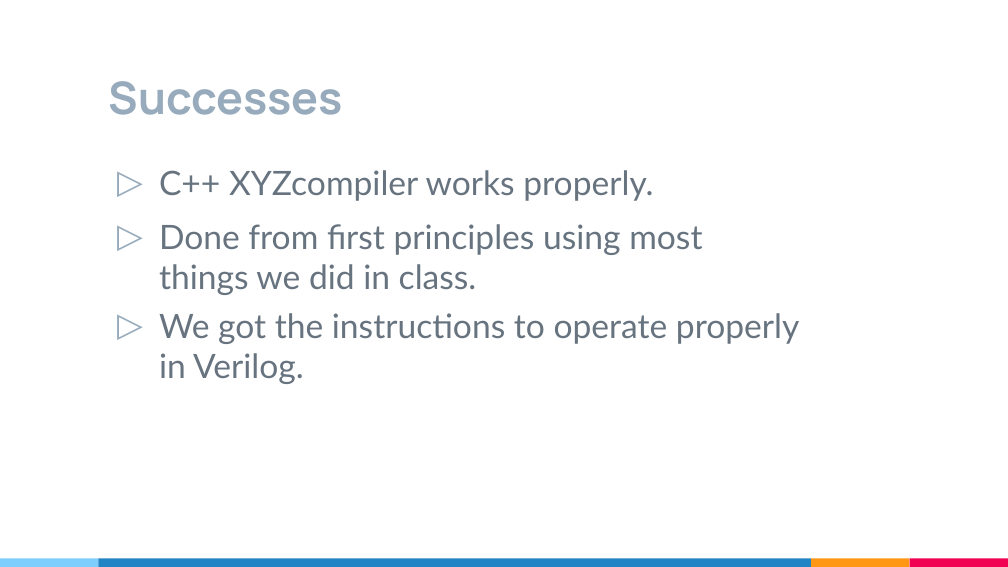
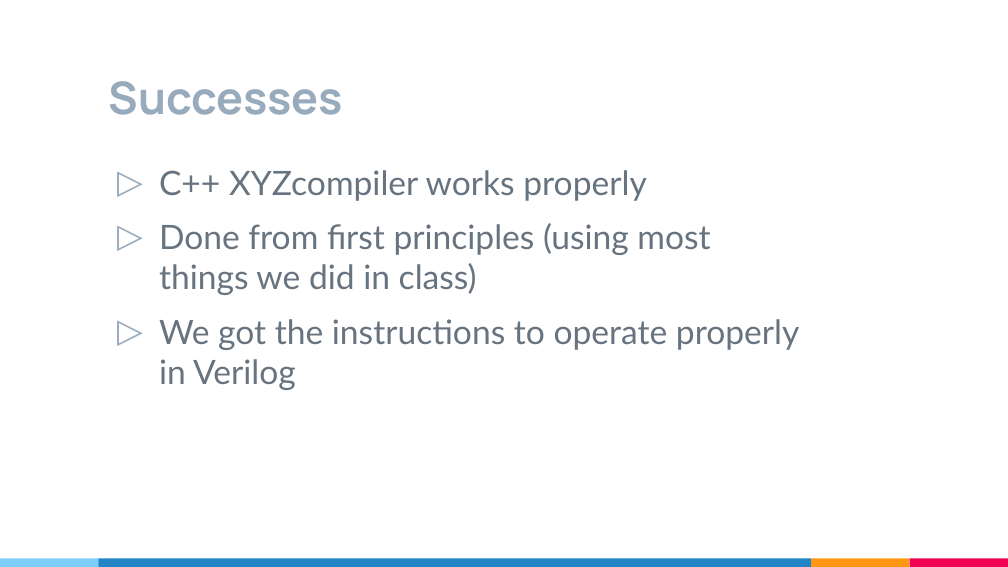
Before and after one commit to mwae-bu/EC311-XYZ-Final_Project, a slide deck: slide 20 of EC311 XYZ Final Project Presentation.pptx. Drawn at 1008x567 pixels with LibreOffice and Linux fonts; fonts in the diff are those of the drawing. Boxes give left, top, right and bottom in pixels: in the first picture for what was removed or moved away, otherwise in the second. Text is boxed around its words. In the diff, an @@ line names an element or a change of style, - is before the commit and + after.

Commit message:
Updated Final Presentation

```diff
--- a/EC311 XYZ Final Project Presentation.pptx
+++ b/EC311 XYZ Final Project Presentation.pptx
@@ text at <box>159,170,799,390</box>: text changed @@
-▷ C++ XYZcompiler works properly.
-▷ Done from first principles using most things we did in class.
-▷ We got the instructions to operate properly in Verilog.
+▷ C++ XYZcompiler works properly
+▷ Done from first principles (using most things we did in class)
+▷ We got the instructions to operate properly in Verilog
```
Also in this commit, not shown: 7 other slides changed.
